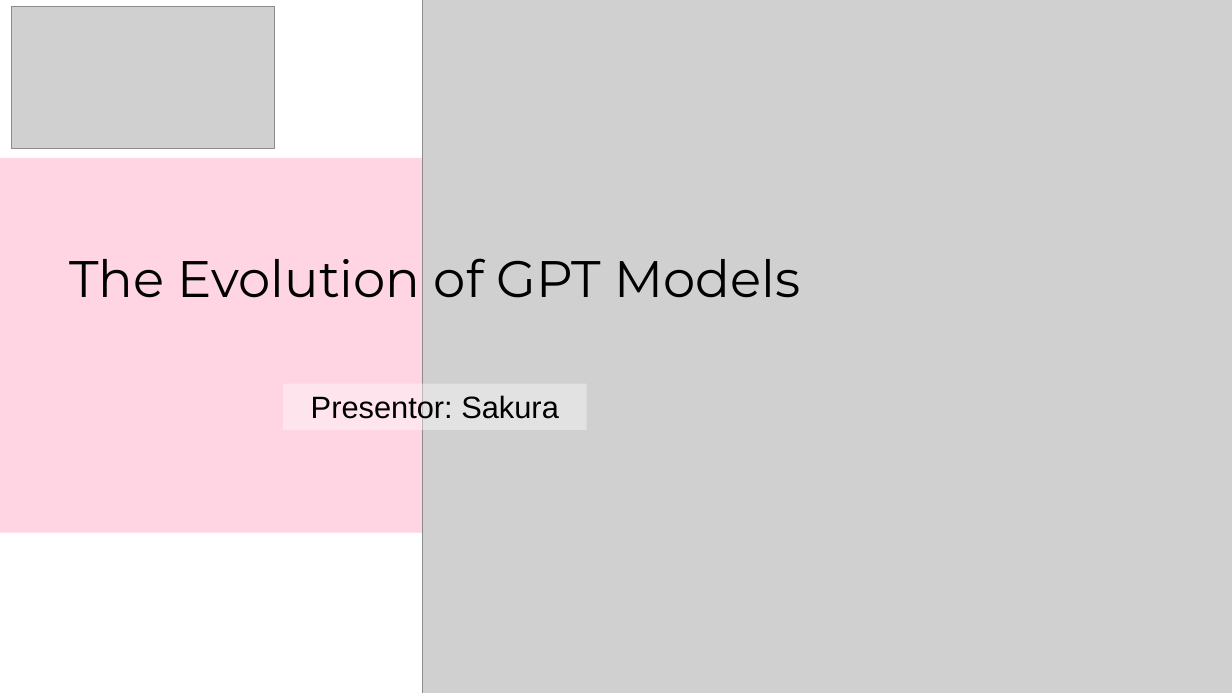
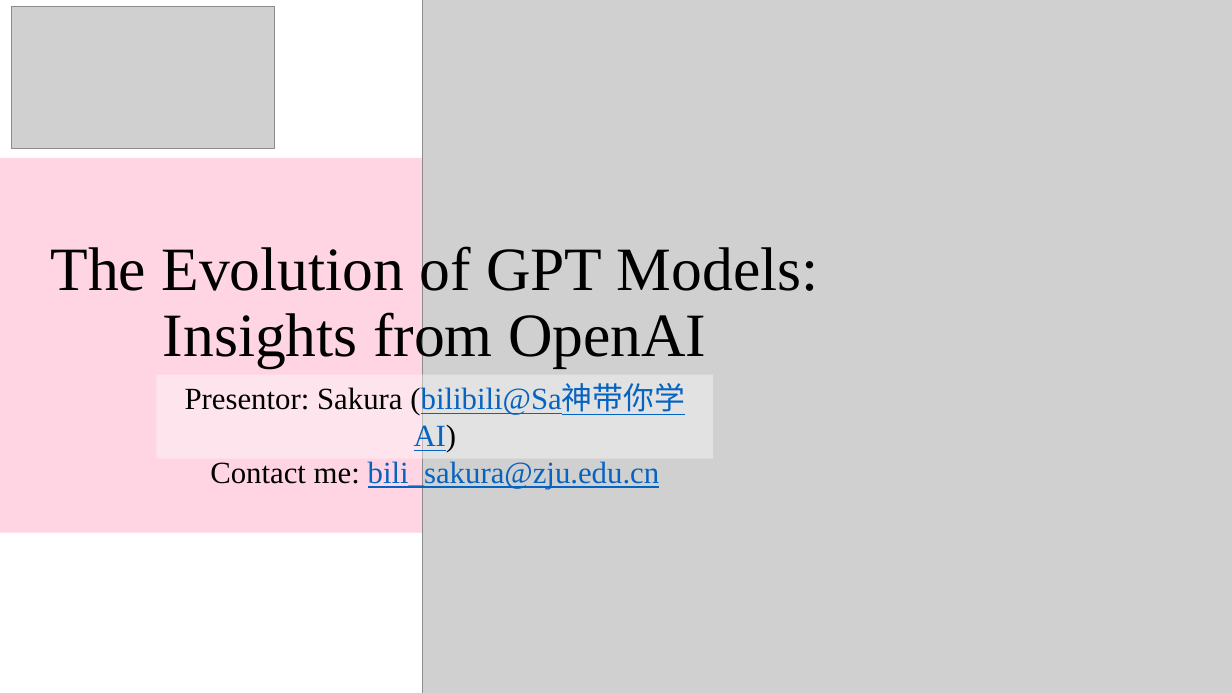
Before and after one commit to Bili-Sakura/NOTES, a slide deck: slide 1 of Bilibili_Course/LLM/PowerPoint/【论文导读】大语言模型综述（二）：GPT系列的技术发展历程.pptx. Drawn at 1232x693 pixels with LibreOffice and Linux fonts; fonts in the diff are those of the drawing; grey boxes stand for pictures. Boxes give left, top, right and bottom in pixels: in the first picture for what was removed or moved away, otherwise in the second. Text is boxed around its words. In the diff, an @@ line names an element or a change of style, - is before the commit and + after.

```diff
--- a/Bilibili_Course/LLM/PowerPoint/【论文导读】大语言模型综述（二）：GPT系列的技术发展历程.pptx
+++ b/Bilibili_Course/LLM/PowerPoint/【论文导读】大语言模型综述（二）：GPT系列的技术发展历程.pptx
@@ title at (x1=50, y1=241, x2=819, y2=368): text changed; size 40 to 48 pt; font Montserrat to Times New Roman @@
-The Evolution of GPT Models
+The Evolution of GPT Models:
+Insights from OpenAI
@@ rectangle "Presentor: Sakura (bilibili@Sa神带你学AI)" resized from (x1=283, y1=384, x2=587, y2=430) to (x1=156, y1=374, x2=714, y2=458) @@
@@ text in rectangle at (x1=185, y1=385, x2=685, y2=489): text changed; font Arial to Times New Roman; text colour #000000 to #0563C1 @@
-Presentor: Sakura
+Presentor: Sakura (bilibili@Sa神带你学AI)
+Contact me: bili_sakura@zju.edu.cn
```
Also in this commit, not shown: 5 slides added, 1 slide removed, 12 other files.
